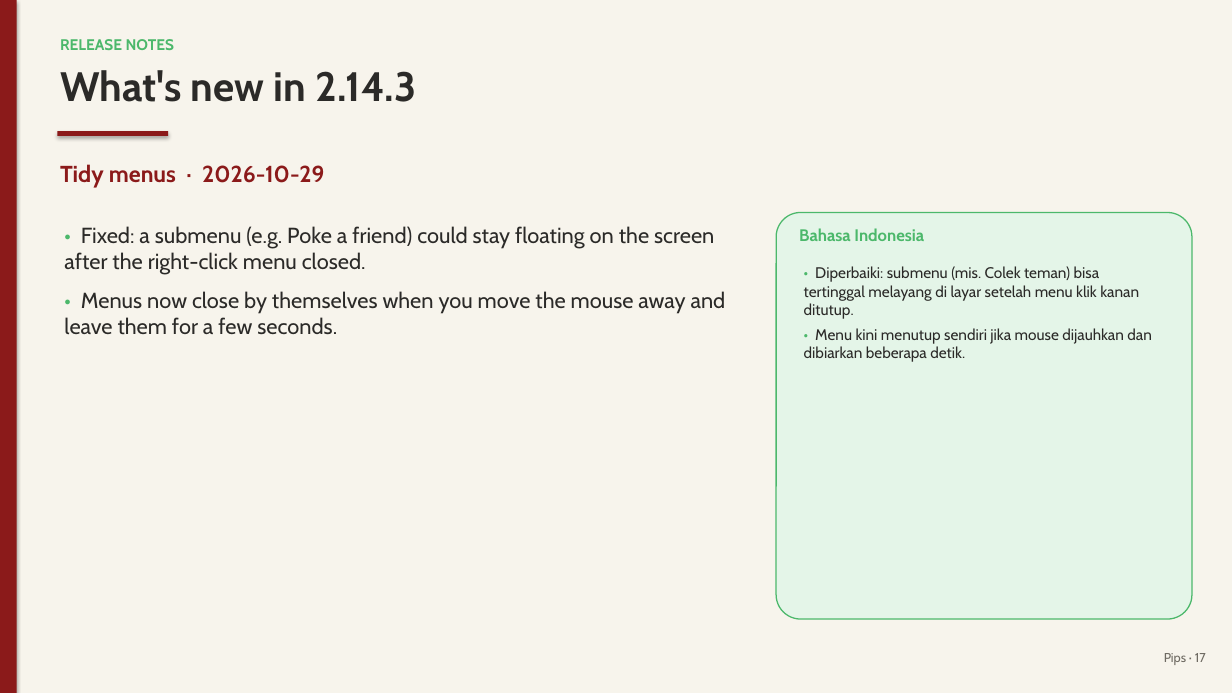
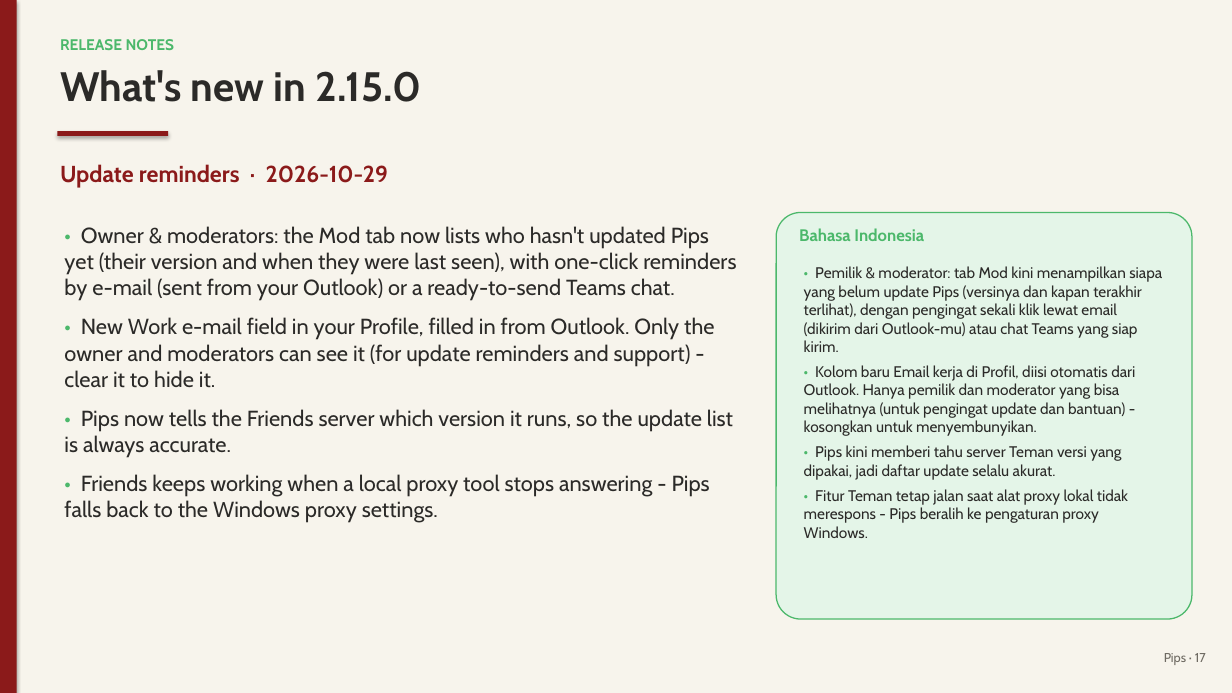
Before and after one commit to juw12/projects, a slide deck: slide 17 of apps/pips/web/download/Pips-Guide.pptx. Drawn at 1232x693 pixels with LibreOffice and Linux fonts; fonts in the diff are those of the drawing. Boxes give left, top, right and bottom in pixels: in the first picture for what was removed or moved away, otherwise in the second. Text is boxed around its words. In the diff, an @@ line names an element or a change of style, - is before the commit and + after.

Commit message:
pips 2.15.0: Update reminders

```diff
--- a/apps/pips/web/download/Pips-Guide.pptx
+++ b/apps/pips/web/download/Pips-Guide.pptx
@@ text at bbox=[60, 70, 421, 102]: text changed @@
-What's new in 2.14.3
+What's new in 2.15.0
@@ text at bbox=[60, 164, 389, 188]: text changed @@
-Tidy menus · 2026-10-29
+Update reminders · 2026-10-29
@@ text at bbox=[64, 226, 736, 523]: text changed @@
-• Fixed: a submenu (e.g. Poke a friend) could stay floating on the screen after the right-click menu closed.
-• Menus now close by themselves when you move the mouse away and leave them for a few seconds.
+• Owner & moderators: the Mod tab now lists who hasn't updated Pips yet (their version and when they were last seen), with one-click reminders by e-mail (sent from your Outlook) or a ready-to-send Teams chat.
+• New Work e-mail field in your Profile, filled in from Outlook. Only the owner and moderators can see it (for update reminders and support) - clear it to hide it.
+• Pips now tells the Friends server which version it runs, so the update list is always accurate.
+• Friends keeps working when a local proxy tool stops answering - Pips falls back to the Windows proxy settings.
@@ text at bbox=[804, 266, 1162, 538]: text changed @@
-• Diperbaiki: submenu (mis. Colek teman) bisa tertinggal melayang di layar setelah menu klik kanan ditutup.
-• Menu kini menutup sendiri jika mouse dijauhkan dan dibiarkan beberapa detik.
+• Pemilik & moderator: tab Mod kini menampilkan siapa yang belum update Pips (versinya dan kapan terakhir terlihat), dengan pengingat sekali klik lewat email (dikirim dari Outlook-mu) atau chat Teams yang siap kirim.
+• Kolom baru Email kerja di Profil, diisi otomatis dari Outlook. Hanya pemilik dan moderator yang bisa melihatnya (untuk pengingat update dan bantuan) - kosongkan untuk menyembunyikan.
+• Pips kini memberi tahu server Teman versi yang dipakai, jadi daftar update selalu akurat.
+• Fitur Teman tetap jalan saat alat proxy lokal tidak merespons - Pips beralih ke pengaturan proxy Windows.
```
Also in this commit, not shown: 2 other slides changed, 12 other files.
